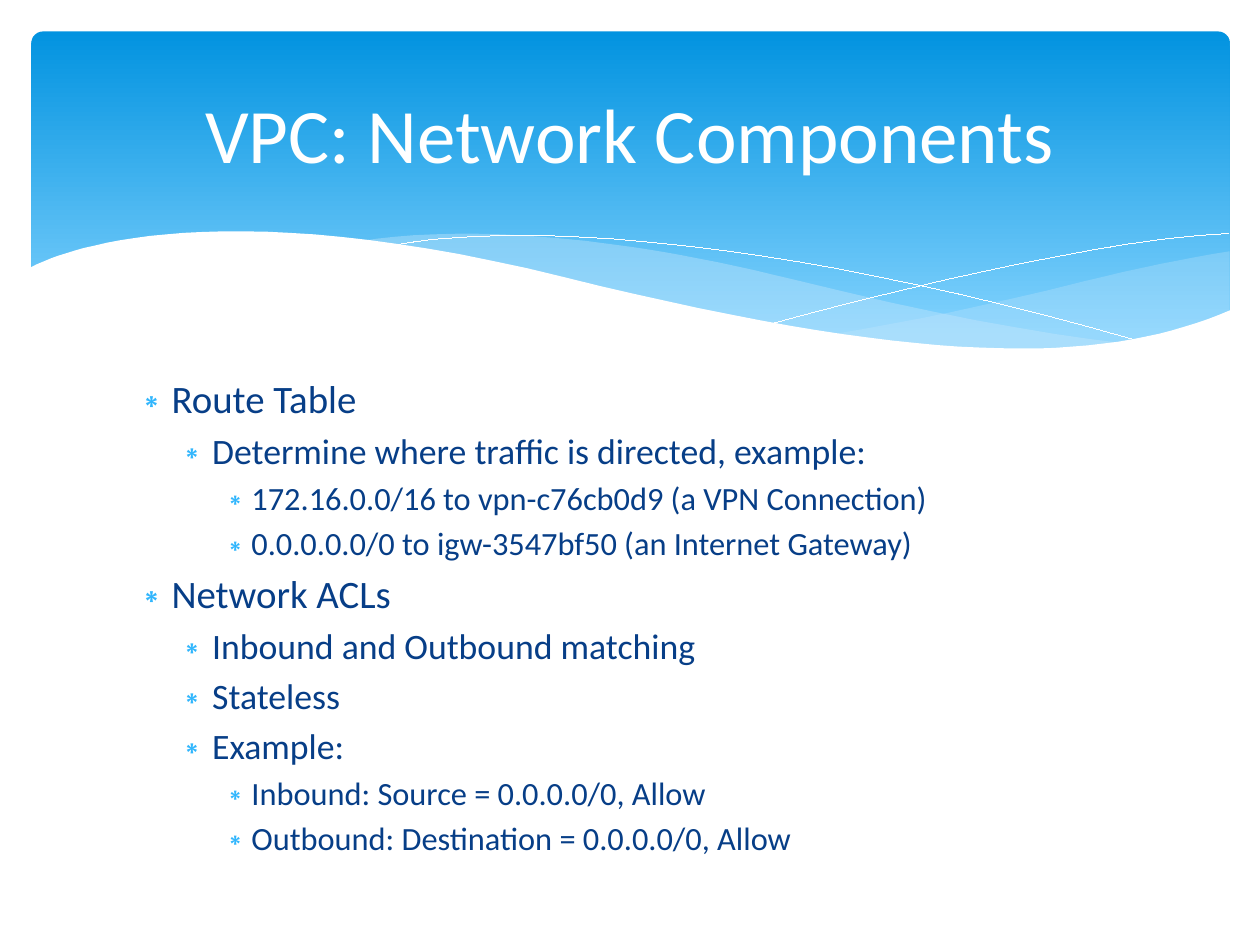
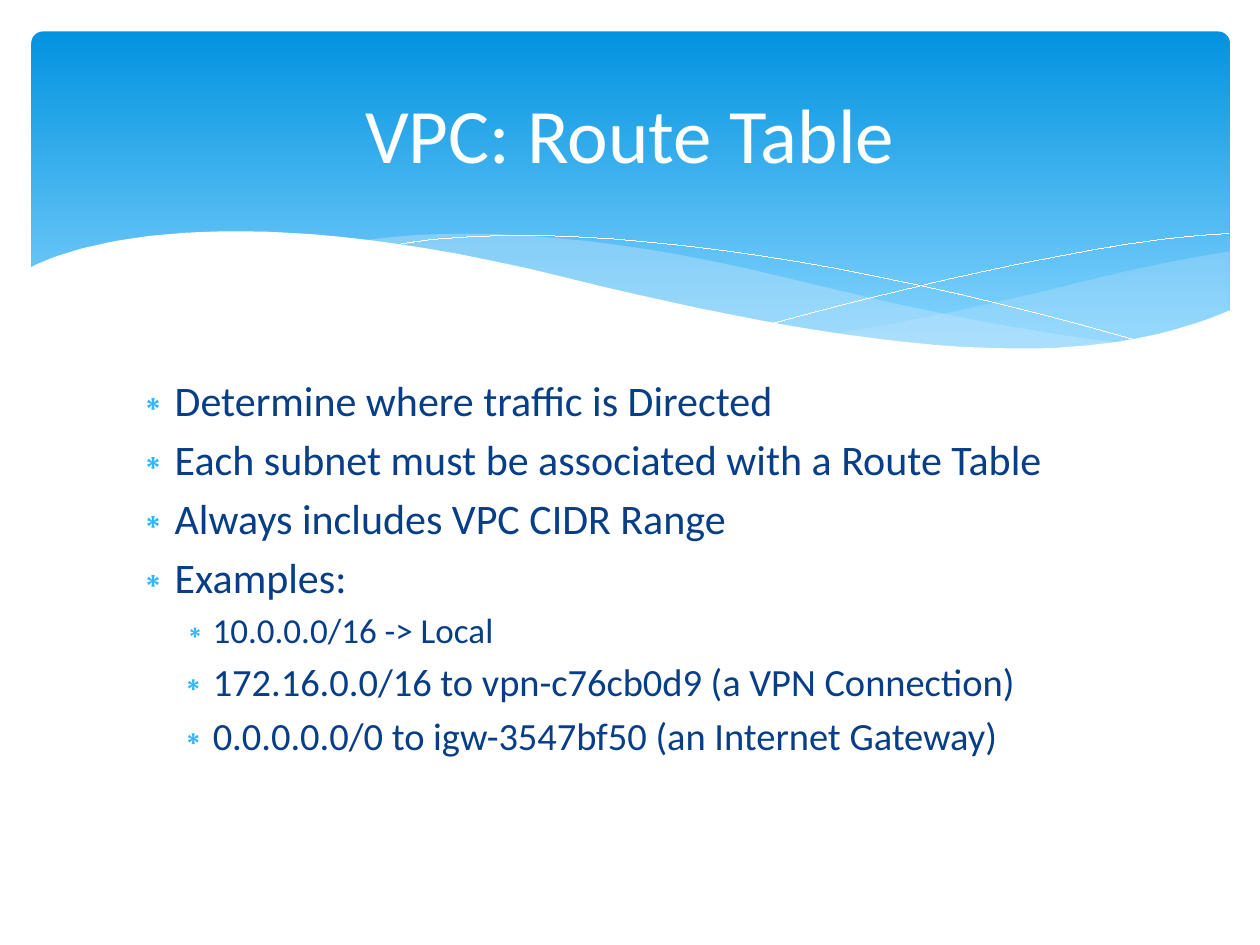
Before and after one commit to cloudavail/awstraining, a slide deck: slide 5 of aws-vpc/aws-vpc.pptx. Drawn at 1260x945 pixels with LibreOffice and Linux fonts; fonts in the diff are those of the drawing. Boxes give left, top, right and bottom in pixels: in the first picture for what was removed or moved away, otherwise in the second. Text is boxed around its words. In the diff, an @@ line names an element or a change of style, - is before the commit and + after.

```diff
--- a/aws-vpc/aws-vpc.pptx
+++ b/aws-vpc/aws-vpc.pptx
@@ title at bbox=[365, 109, 894, 164]: text changed @@
-VPC: Network Components
+VPC: Route Table
@@ text at bbox=[175, 386, 1041, 645]: text changed; size 20.4 to 24 pt @@
-∗ Route Table
-  ∗ Determine where traffic is directed, example:
+∗ Determine where traffic is Directed
+∗ Each subnet must be associated with a Route Table
+∗ Always includes VPC CIDR Range
+∗ Examples:
+    ∗ 10.0.0.0/16 -> Local
@@ text at bbox=[172, 581, 791, 854]: paragraphs removed @@
-∗ Network ACLs
-  ∗ Inbound and Outbound matching
-  ∗ Stateless
-  ∗ Example:
-    ∗ Inbound: Source = 0.0.0.0/0, Allow
-    ∗ Outbound: Destination = 0.0.0.0/0, Allow
@@ text at bbox=[213, 668, 1015, 757]: size 18.5 to 22 pt in "172.16.0.0/16 to vpn-c76cb0d9 (a VPN Connection)", "0.0.0.0.0/0 to igw-3547bf50 (an Internet Gateway)"; list level 3 to 2 in "172.16.0.0/16 to vpn-c76cb0d9 (a VPN ..."; list level 3 to 2 in "0.0.0.0.0/0 to igw-3547bf50 (an Internet ..." @@
```
Also in this commit, not shown: 1 other slide changed, 4 slides added, 1 slide removed, 3 other files.
